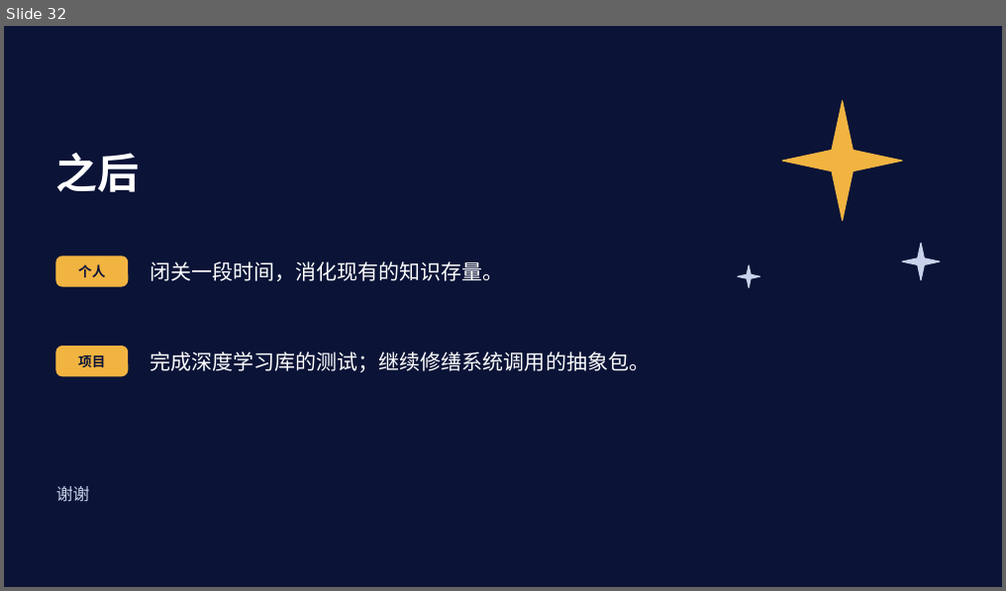
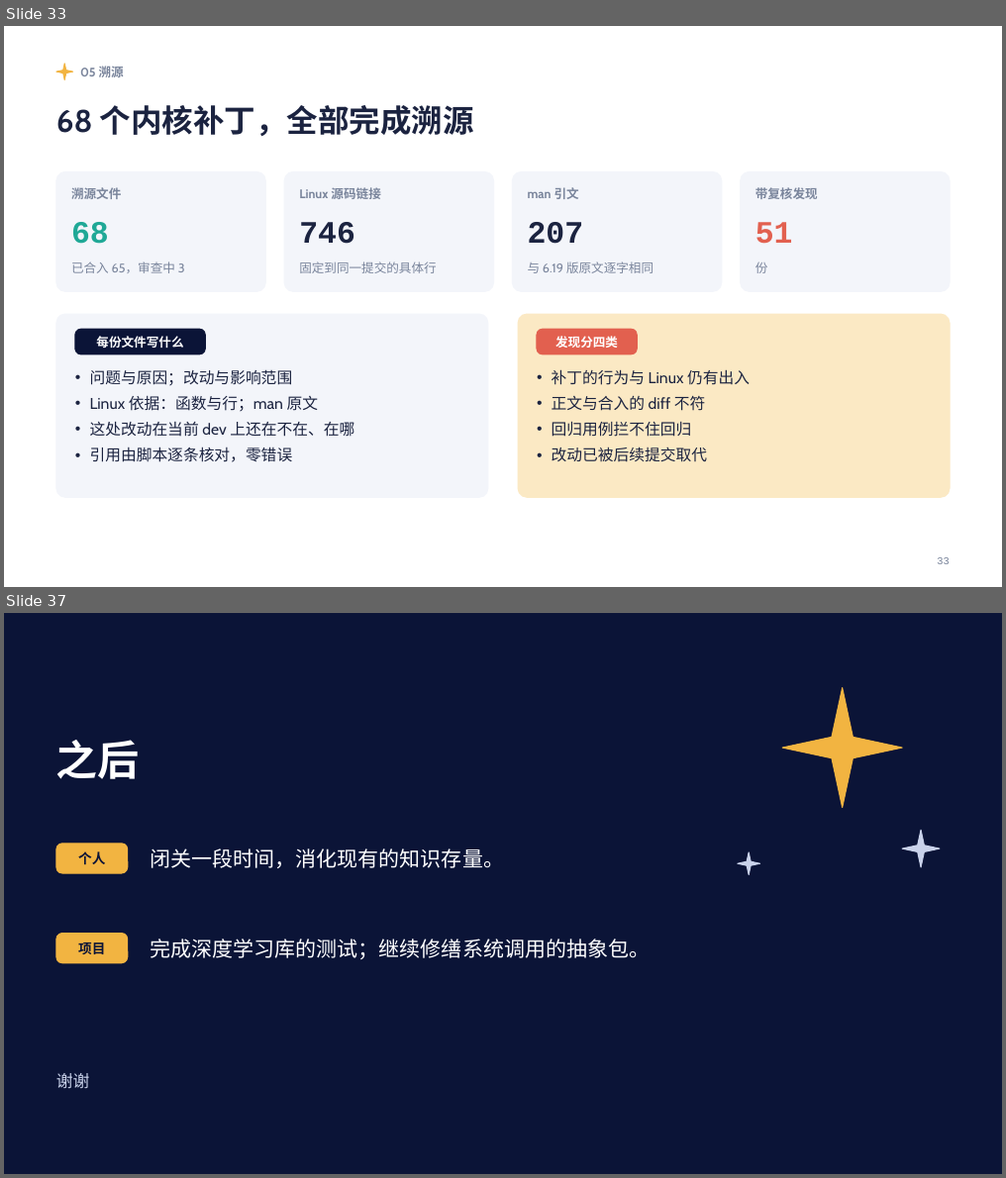
Before and after one commit to Lfan-ke/tgoskits, a slide deck: 实习总结.pptx. Shown one above the other, each under a label of ours: slide 32 before the commit, slides 33 and 37 after it; the slides between them are not shown. The pictures are 1006x591 and 1006x1178 pixels, drawn with LibreOffice and Linux fonts; fonts in the diff are those of the drawing. Boxes give left, top, right and bottom in pixels: in the first picture for what was removed or moved away, otherwise in the second. Text is boxed around its words. In the diff, an @@ line names an element or a change of style, - is before the commit and + after.

```diff
--- a/实习总结.pptx
+++ b/实习总结.pptx
@@ slide 33 added at [4,26,1002,587], background #FFFFFF @@
@@ star added at [56,64,73,79], fill #F2B441, outline #F2B441 1 pt @@
@@ text added at [80,66,124,77], 12 pt, text #7A859C, bold @@
+05 溯源
@@ text added at [56,105,474,136], 30 pt, text #1B2340, bold @@
+68 个内核补丁，全部完成溯源
@@ rounded rectangle added at [56,172,266,291], fill #F3F5FA, outline #F3F5FA 1 pt @@
@@ rounded rectangle added at [285,172,494,291], fill #F3F5FA, outline #F3F5FA 1 pt @@
@@ rounded rectangle added at [512,172,722,291], fill #F3F5FA, outline #F3F5FA 1 pt @@
@@ rounded rectangle added at [741,172,950,291], fill #F3F5FA, outline #F3F5FA 1 pt @@
@@ text added at [71,187,121,199], 12 pt, text #7A859C, bold @@
+溯源文件
@@ text added at [299,187,380,199], 12 pt, text #7A859C, bold @@
+Linux 源码链接
@@ text added at [528,187,579,199], 12 pt, text #7A859C, bold @@
+man 引文
@@ text added at [755,187,818,199], 12 pt, text #7A859C, bold @@
+带复核发现
@@ text added at [71,222,109,244], 30 pt, text #1FA896, bold @@
+68
@@ text added at [299,222,355,244], 30 pt, text #1B2340, bold @@
+746
@@ text added at [528,222,584,244], 30 pt, text #1B2340, bold @@
+207
@@ text added at [755,222,793,244], 30 pt, text #E2604F, bold @@
+51
@@ text added at [71,263,185,274], 12 pt, text #7A859C @@
+已合入 65，审查中 3
@@ text added at [299,262,436,274], 12 pt, text #7A859C @@
+固定到同一提交的具体行
@@ text added at [528,262,653,274], 12 pt, text #7A859C @@
+与 6.19 版原文逐字相同
@@ text added at [755,262,768,274], 12 pt, text #7A859C @@
+份
@@ rounded rectangle added at [56,314,488,497], fill #F3F5FA, outline #F3F5FA 1 pt @@
@@ rounded rectangle added at [519,314,950,497], fill #FBE9C4, outline #FBE9C4 1 pt @@
@@ rounded rectangle added at [75,329,205,355], fill #0B1437, outline #0B1437 1 pt @@
@@ text added at [96,336,183,348], 12 pt, text #FFFFFF, bold @@
+每份文件写什么
@@ rounded rectangle added at [537,329,638,355], fill #E2604F, outline #E2604F 1 pt @@
@@ text added at [555,336,618,348], 12 pt, text #FFFFFF, bold @@
+发现分四类
@@ text added at [90,370,354,463], 15 pt, text #1B2340 @@
+• 问题与原因；改动与影响范围
+• Linux 依据：函数与行；man 原文
+• 这处改动在当前 dev 上还在不在、在哪
+• 引用由脚本逐条核对，零错误
@@ text added at [551,370,749,463], 15 pt, text #1B2340 @@
+• 补丁的行为与 Linux 仍有出入
+• 正文与合入的 diff 不符
+• 回归用例拦不住回归
+• 改动已被后续提交取代
@@ text added at [937,558,949,565], 10 pt, text #7A859C @@
+33
@@ what was slide 32 is now slide 37 @@
```
Also in this commit, not shown: 2 slides changed, 4 other slides added.
